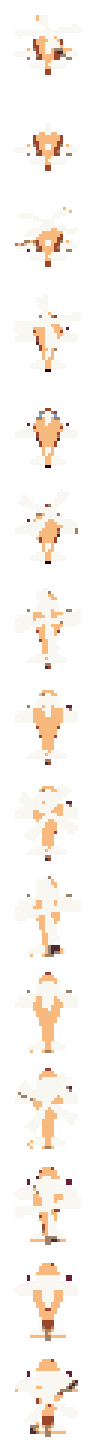
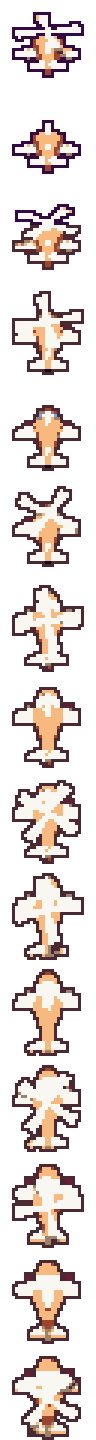
Layers edited between the first and the second (96, 1440) image:
added layer "Ebene" over (12, 12, 84, 1440)
